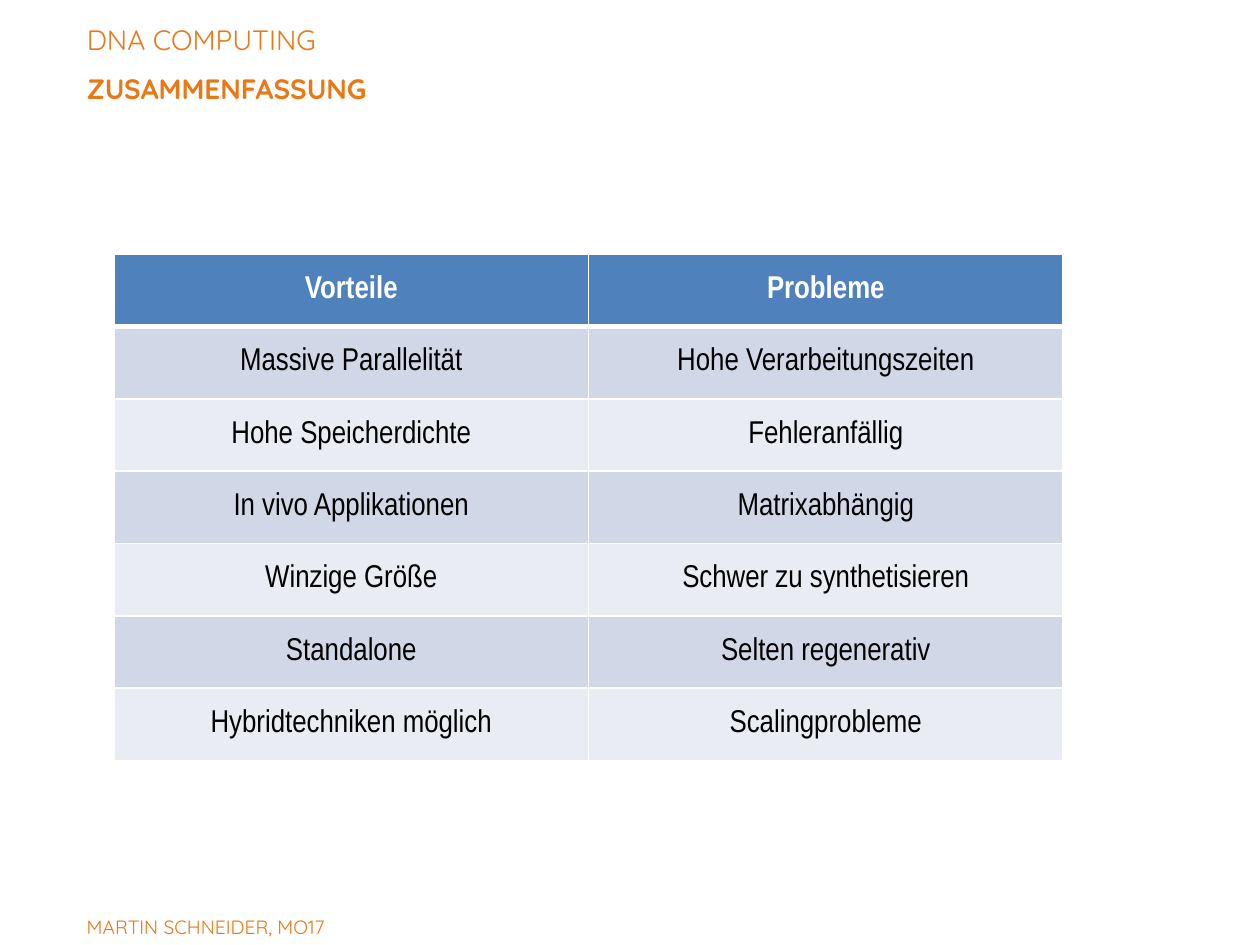
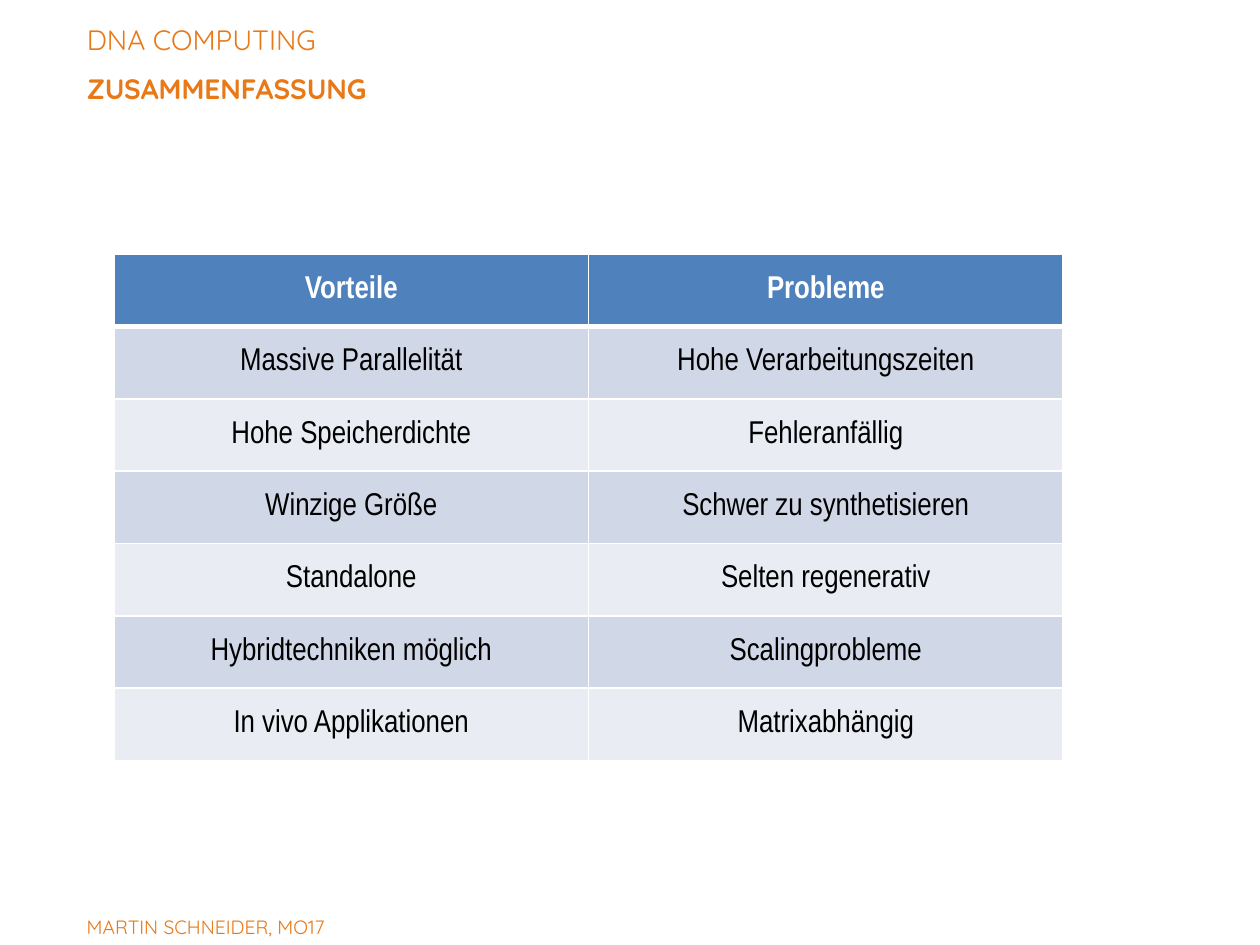
Before and after one commit to Bondzio/Stuff, a slide deck: slide 13 of Studium MW/Nanobiotechnologie/DNA Computing.pptx. Drawn at 1260x945 pixels with LibreOffice and Linux fonts; fonts in the diff are those of the drawing; background and template pictures are left out. Boxes give left, top, right and bottom in pixels: in the first picture for what was removed or moved away, otherwise in the second. Text is boxed around its words. In the diff, an @@ line names an element or a change of style, - is before the commit and + after.

```diff
--- a/Studium MW/Nanobiotechnologie/DNA Computing.pptx
+++ b/Studium MW/Nanobiotechnologie/DNA Computing.pptx
@@ table at box(115, 255, 1065, 761) @@
-row 4: In vivo Applikationen | Matrixabhängig
+row 7: In vivo Applikationen | Matrixabhängig
```
Also in this commit, not shown: 1 other slide changed.
